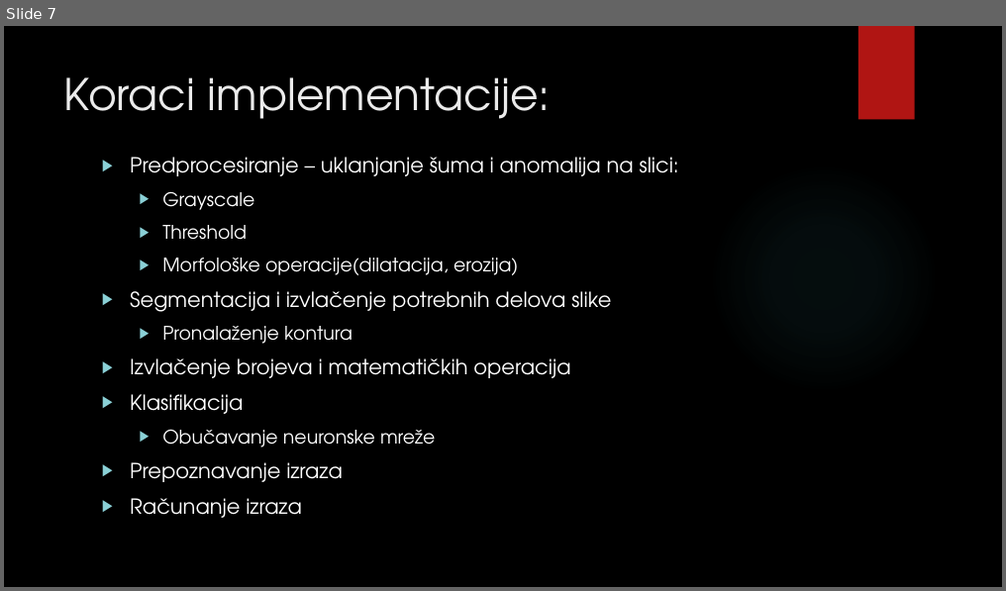
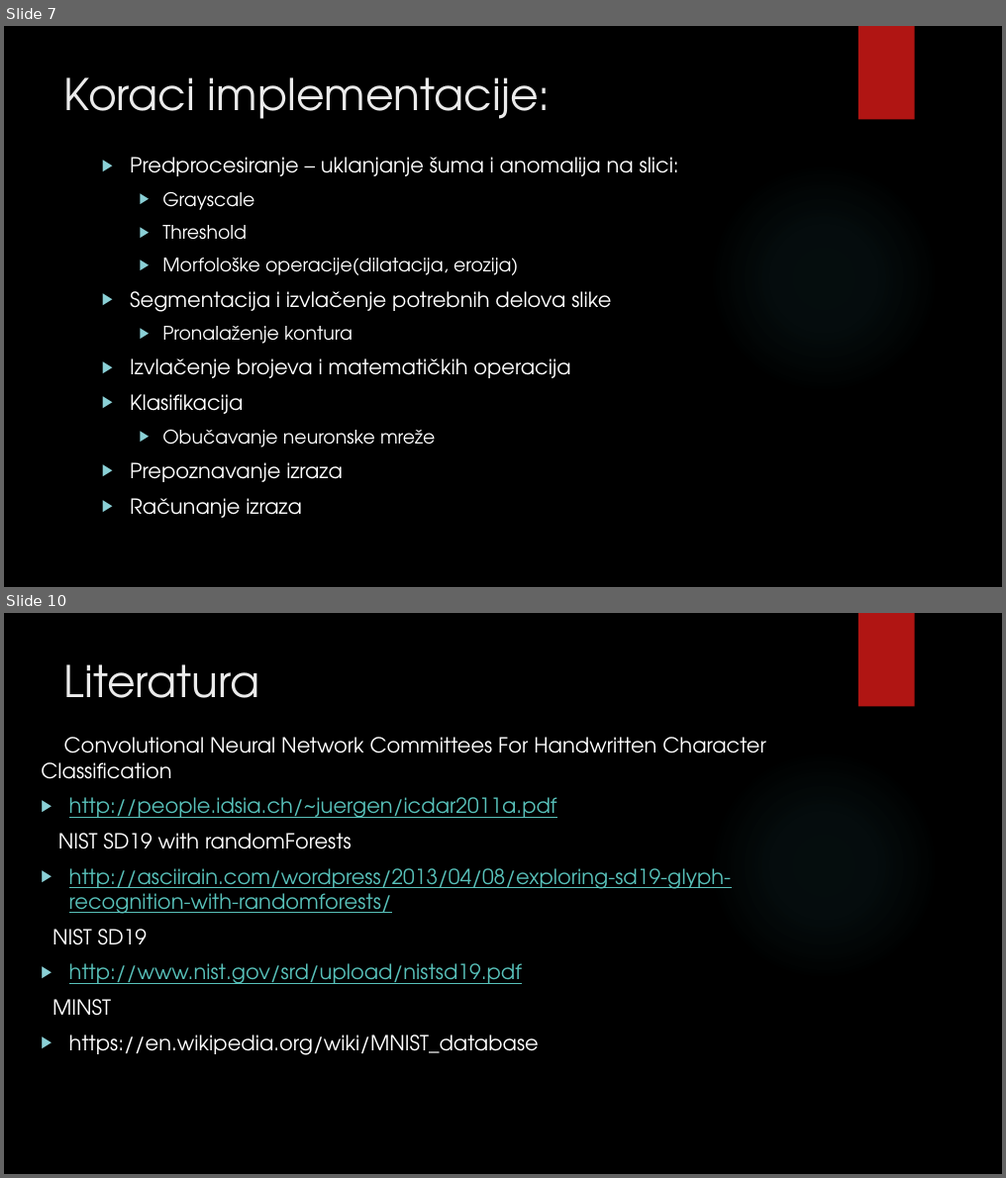
Before and after one commit to davor193/Photo-Calculator, a slide deck: photo_calculator.pptx. Shown one above the other, each under a label of ours: slide 7 before the commit, slides 7 and 10 after it; the slides between them are not shown. The pictures are 1006x591 and 1006x1178 pixels, drawn with LibreOffice and Linux fonts; fonts in the diff are those of the drawing; background and template pictures are left out. Boxes give left, top, right and bottom in pixels: in the first picture for what was removed or moved away, otherwise in the second. Text is boxed around its words. In the diff, an @@ line names an element or a change of style, - is before the commit and + after.

Commit message:
v03

```diff
--- a/photo_calculator.pptx
+++ b/photo_calculator.pptx
@@ slide 10 added at box(4, 613, 1002, 1174), background picture (left out); not listed: 2 template elements that a slide beside it also shows @@
@@ title added at box(64, 664, 260, 698), 42 pt, text #EBEBEB @@
+Literatura
@@ text added at box(41, 737, 766, 1056), 20 pt, text #58C1BA, underline @@
+Convolutional Neural Network Committees For Handwritten Character Classification
+▶ http://people.idsia.ch/~juergen/icdar2011a.pdf
+NIST SD19 with randomForests
+▶ http://asciirain.com/wordpress/2013/04/08/exploring-sd19-glyph-recognition-with-randomforests/
+NIST SD19
+▶ http://www.nist.gov/srd/upload/nistsd19.pdf
+MINST
+▶ https://en.wikipedia.org/wiki/MNIST_database
```
Also in this commit, not shown: 1 slide changed, 2 other slides added.
